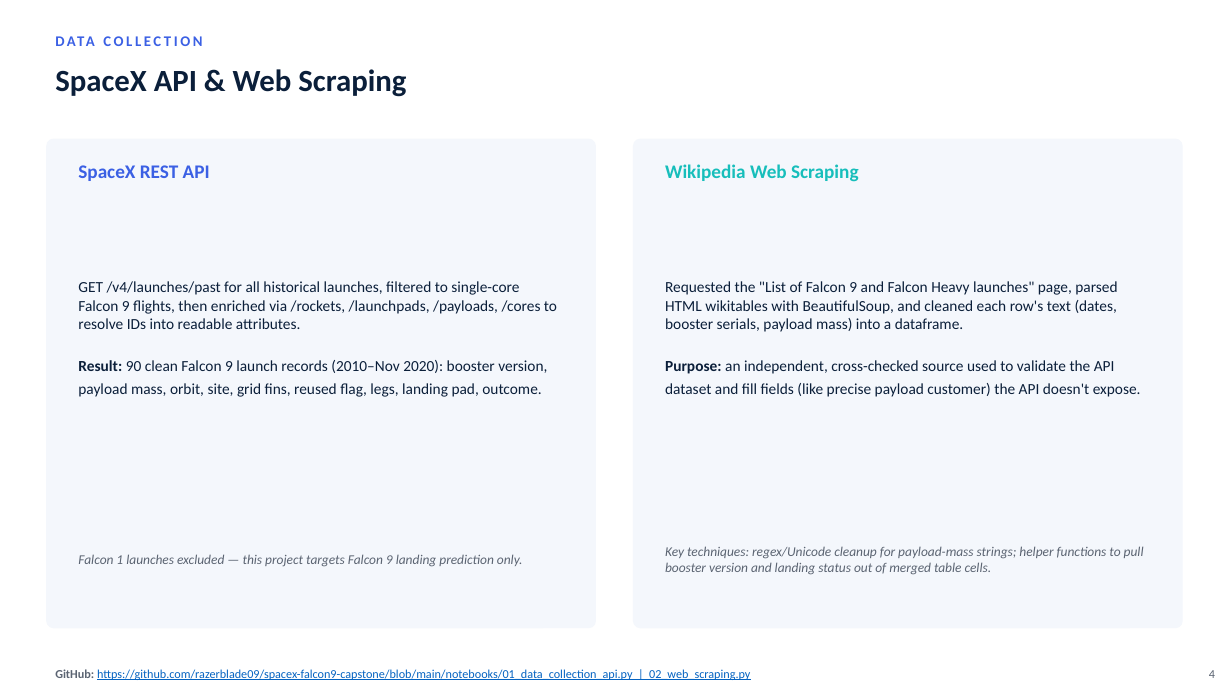
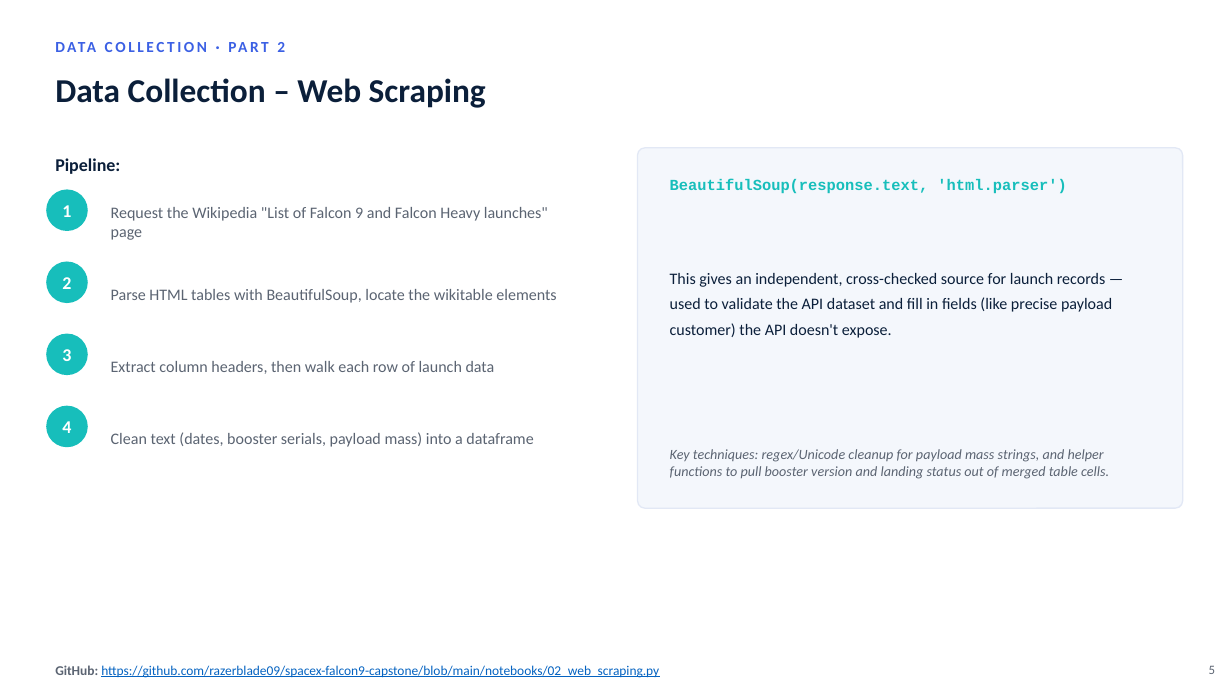
Before and after one commit to razerblade09/spacex-falcon9-capstone, a slide deck: slide 5 of Data_Science_Capstone_Presentation.pptx (slide 4 before the commit). Drawn at 1232x693 pixels with LibreOffice and Linux fonts; fonts in the diff are those of the drawing. Boxes give left, top, right and bottom in pixels: in the first picture for what was removed or moved away, otherwise in the second. Text is boxed around its words. In the diff, an @@ line names an element or a change of style, - is before the commit and + after.

```diff
--- a/Data_Science_Capstone_Presentation.pptx
+++ b/Data_Science_Capstone_Presentation.pptx
@@ text at box(277, 42, 285, 52): text changed; size 11.5 to 12 pt @@
-DATA COLLECTION
+DATA COLLECTION · PART 2
@@ text at box(55, 78, 486, 108): text changed; size 24 to 26 pt @@
-SpaceX API & Web Scraping
+Data Collection – Web Scraping
@@ rounded rectangle removed at box(46, 139, 596, 628) @@
@@ rounded rectangle: place and size @@
-rounded rectangle at box(633, 139, 1183, 628)
+rounded rectangle at box(638, 148, 1183, 508)
@@ rounded rectangle at box(638, 148, 1183, 508): outline none to #E2E8F5 1 pt; proportions changed @@
@@ text added at box(55, 158, 120, 174), 14 pt, text #0B1F3A, bold @@
+Pipeline:
@@ text removed at box(78, 165, 210, 181) @@
-SpaceX REST API
@@ text removed at box(665, 164, 859, 182) @@
-Wikipedia Web Scraping
@@ text added at box(670, 179, 1066, 194), 12 pt, text #17BEBB, bold @@
+BeautifulSoup(response.text, 'html.parser')
@@ rounded rectangle added at box(46, 189, 88, 231), fill #17BEBB @@
@@ text added at box(62, 205, 71, 217), 14 pt, text #FFFFFF, bold @@
+1
@@ text added at box(111, 207, 548, 240), 12.5 pt, text #5B6472 @@
+Request the Wikipedia "List of Falcon 9 and Falcon Heavy launches" page
@@ rounded rectangle added at box(46, 262, 88, 303), fill #17BEBB @@
@@ text added at box(62, 277, 71, 289), 14 pt, text #FFFFFF, bold @@
+2
@@ text removed at box(78, 281, 557, 397) @@
-GET /v4/launches/past for all historical launches, filtered to single-core Falcon 9 flights, then enriched via /rockets, /launchpads, /payloads, /cores to resolve IDs into readable attributes.
-Result: 90 clean Falcon 9 launch records (2010–Nov 2020): booster version, payload mass, orbit, site, grid fins, reused flag, legs, landing pad, outcome.
@@ text added at box(111, 289, 556, 303), 12.5 pt, text #5B6472 @@
+Parse HTML tables with BeautifulSoup, locate the wikitable elements
@@ text at box(670, 273, 1112, 338): text changed; size 12 to 12.5 pt @@
-Requested the "List of Falcon 9 and Falcon Heavy launches" page, parsed HTML wikitables with BeautifulSoup, and cleaned each row's text (dates, booster serials, payload mass) into a dataframe.
-Purpose: an independent, cross-checked source used to validate the API dataset and fill fields (like precise payload customer) the API doesn't expose.
+This gives an independent, cross-checked source for launch records — used to validate the API dataset and fill in fields (like precise payload customer) the API doesn't expose.
@@ rounded rectangle added at box(46, 334, 88, 375), fill #17BEBB @@
@@ text added at box(62, 349, 71, 361), 14 pt, text #FFFFFF, bold @@
+3
@@ text added at box(111, 361, 495, 374), 12.5 pt, text #5B6472 @@
+Extract column headers, then walk each row of launch data
@@ text "4": place and size @@
-text "4" at box(1209, 670, 1215, 678)
+text "4" at box(62, 421, 71, 433)
@@ text "4" at box(62, 421, 71, 433): size 9.5 to 14 pt, text colour #5B6472 to #FFFFFF, bold on; alignment right to centre @@
@@ rounded rectangle added at box(46, 406, 88, 447), fill #17BEBB @@
@@ text added at box(111, 432, 533, 447), 12.5 pt, text #5B6472 @@
+Clean text (dates, booster serials, payload mass) into a dataframe
@@ text at box(670, 449, 1109, 479): text changed; size 10.5 to 11 pt @@
-Key techniques: regex/Unicode cleanup for payload-mass strings; helper functions to pull booster version and landing status out of merged table cells.
+Key techniques: regex/Unicode cleanup for payload mass strings, and helper functions to pull booster version and landing status out of merged table cells.
@@ text removed at box(78, 554, 523, 567) @@
-Falcon 1 launches excluded — this project targets Falcon 9 landing prediction only.
@@ text at box(55, 665, 659, 678): text changed; size 9.5 to 10.5 pt @@
-GitHub: https://github.com/razerblade09/spacex-falcon9-capstone/blob/main/notebooks/01_data_collection_api.py | 02_web_scraping.py
+GitHub: https://github.com/razerblade09/spacex-falcon9-capstone/blob/main/notebooks/02_web_scraping.py
@@ text added at box(1209, 666, 1215, 674), 10 pt, text #5B6472 @@
+5
```
Also in this commit, not shown: 11 other slides changed, 7 slides added, 20 other files.
